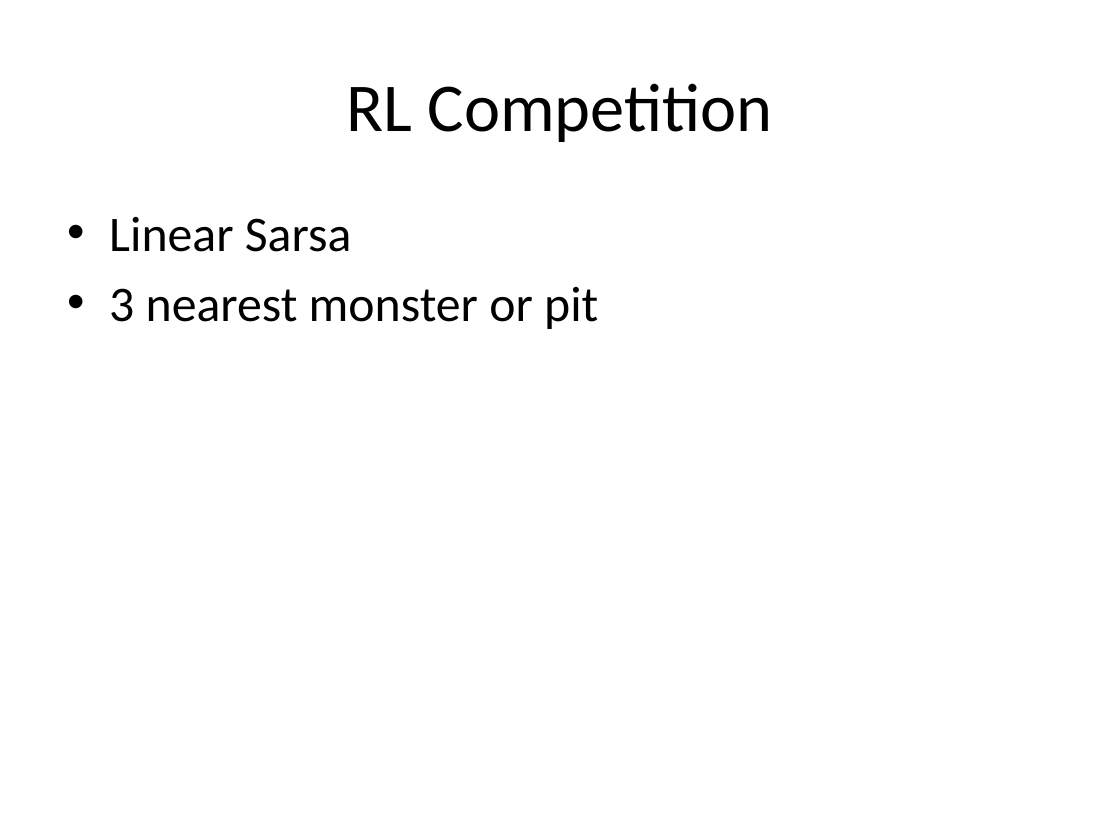
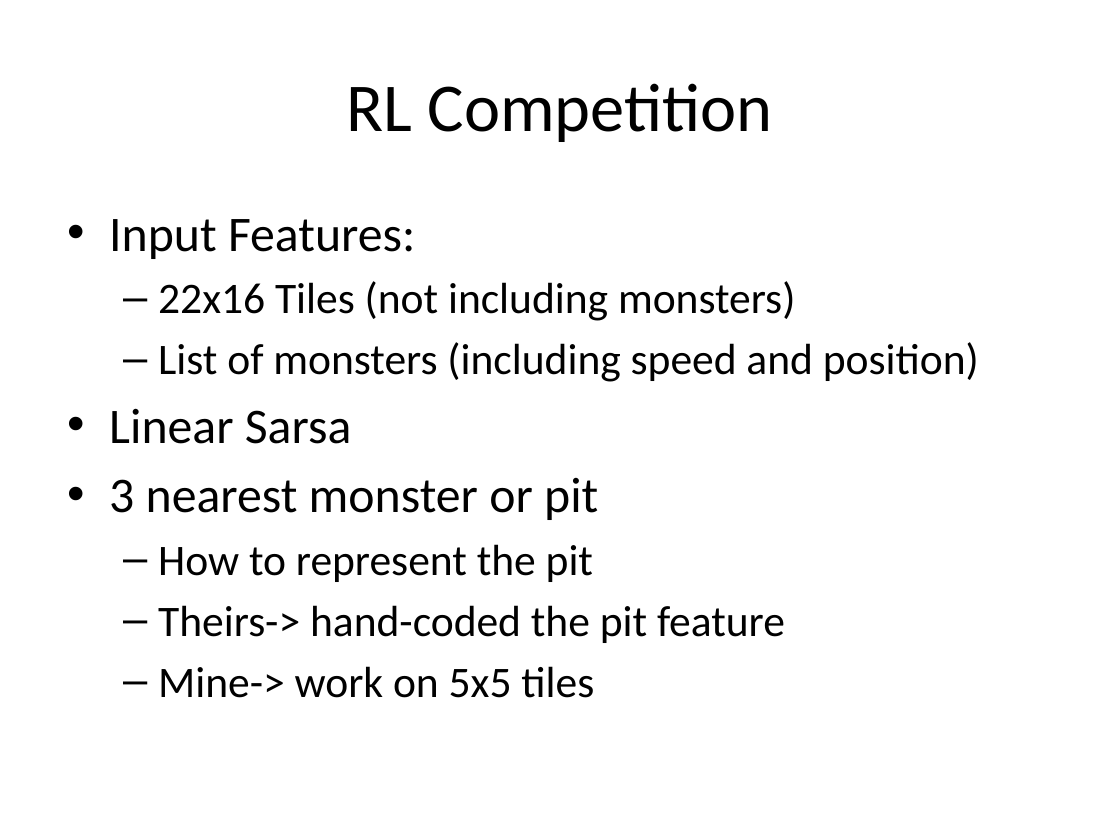
Before and after one commit to lono175/Thesis, a slide deck: slide 19 of OptimalPlanning.pptx. Drawn at 1120x840 pixels with LibreOffice and Linux fonts; fonts in the diff are those of the drawing. Boxes give left, top, right and bottom in pixels: in the first picture for what was removed or moved away, otherwise in the second. Text is boxed around its words. In the diff, an @@ line names an element or a change of style, - is before the commit and + after.

```diff
--- a/OptimalPlanning.pptx
+++ b/OptimalPlanning.pptx
@@ text at box(109, 219, 979, 382): paragraphs added @@
+• Input Features:
+  – 22x16 Tiles (not including monsters)
+  – List of monsters (including speed and position)
@@ text at box(158, 544, 785, 698): paragraphs added @@
+  – How to represent the pit
+  – Theirs-> hand-coded the pit feature
+  – Mine-> work on 5x5 tiles
```
Also in this commit, not shown: 2 other slides changed, 1 slide added.
